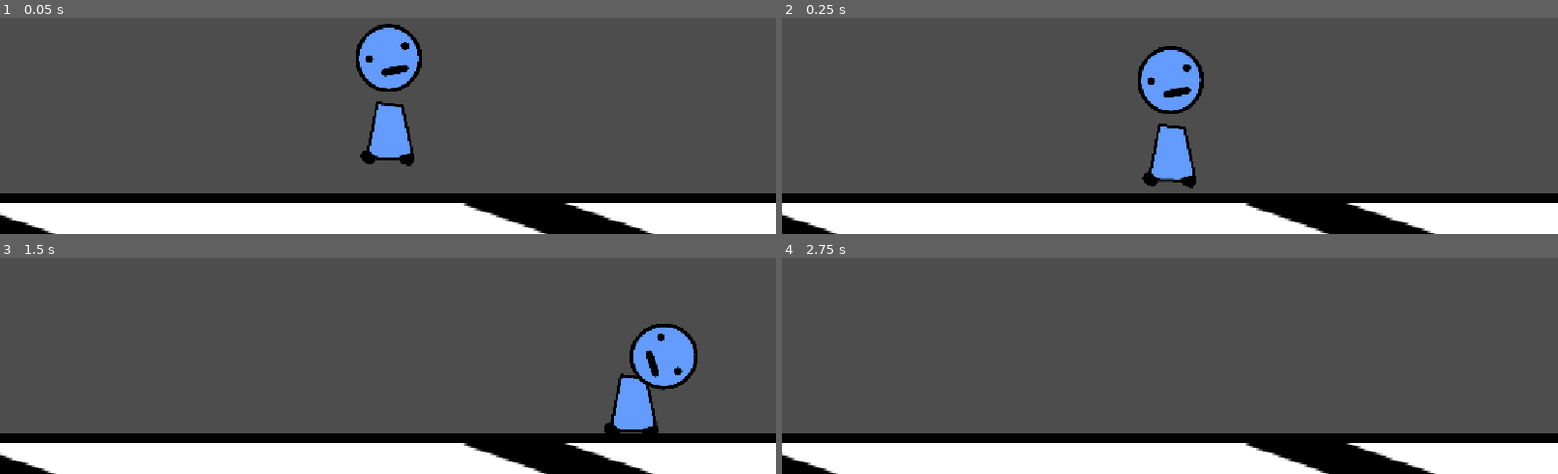
Above: before the commit, frames 1-4 (two rows, left to right).
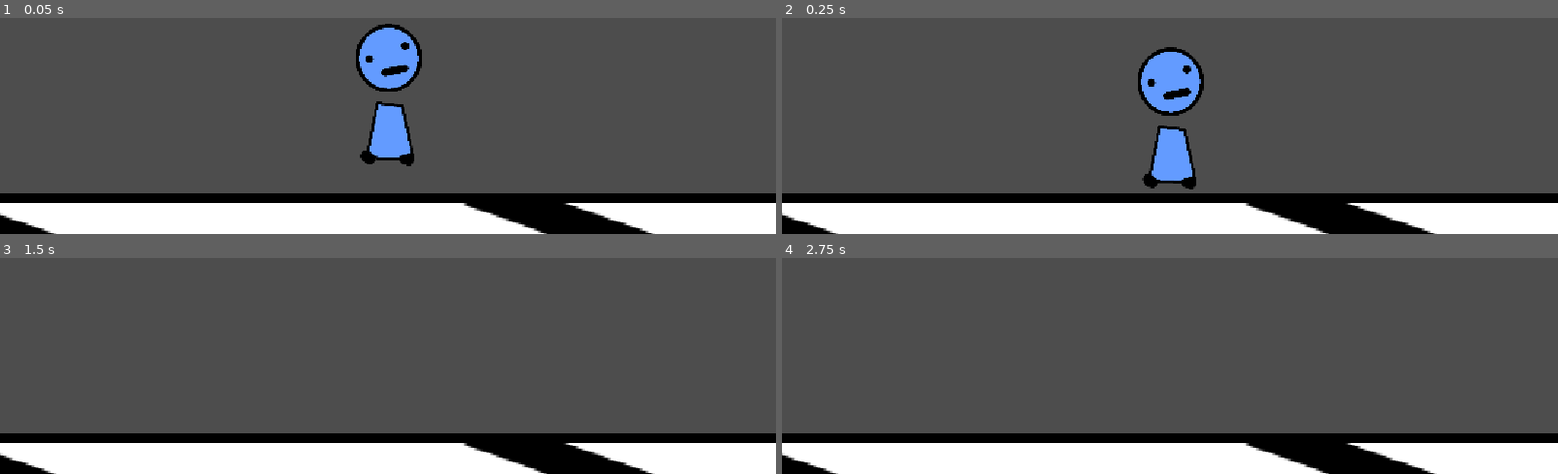
Above: after the commit, the same moments.

Repository: average4136/head-over-heels-game
Game: Godot game, scene res://Scenes/character.tscn
Two runs of this game, one before a commit and one after it. Both use one fixed random seed, a clock stepped at 60 frames per second and the inputs below. This scene is started directly instead of the project's main scene.
Inputs:
- Up to frame 1 (0.05 s): no input
- Up to frame 2 (0.25 s): no input
- Up to frame 3 (1.5 s): tap Enter (ui_accept) at 0.5 s; hold D (move_right) from 0.53 s (still down); tap Space (jump, bound only after the commit) at 0.6, 0.77, 1.07, 1.35 s
- Up to frame 4 (2.75 s): tap Space (jump, bound only after the commit) at 1.52, 1.82, 2.1 s; release D (move_right) at 2.03 s; hold A (move_left) from 2.03 s (still down)

The runs differ from the first frame. In frame 2, 0.6% of the frame differs, in the area x 45-55%, y 13-80%; in frame 3, 3.5%, in the area x 77-90%, y 30-82%; in frame 4, nothing differs.

Commit message:
Character currently has nice movement
character is "flingable",  the weights and speeds feel right to me, need to stop foraceable downwards motion etc. and tweak but we're gettign there!

Diff:
--- a/Scenes/character.tscn
+++ b/Scenes/character.tscn
@@ -25,8 +25,8 @@
 [node name="character" type="Node2D" unique_id=1796156875]
 
 [node name="Body" type="RigidBody2D" parent="." unique_id=447719997]
-mass = 1.5
 physics_material_override = SubResource("PhysicsMaterial_5r6hy")
+gravity_scale = 0.5
 lock_rotation = true
 linear_damp = 2.0
 angular_damp = 5.0
@@ -41,13 +41,17 @@
 position = Vector2(1, -49)
 shape = SubResource("CapsuleShape2D_bl7gc")
 
+[node name="GroundRay" type="RayCast2D" parent="Body" unique_id=157841590]
+position = Vector2(0, -9)
+target_position = Vector2(0, 19)
+
 [node name="Head" type="RigidBody2D" parent="." unique_id=1180459420]
 position = Vector2(4, -59)
-mass = 2.5
+mass = 4.5
 physics_material_override = SubResource("PhysicsMaterial_bl7gc")
 gravity_scale = 1.5
-linear_damp = 1.0
-angular_damp = 1.5
+linear_damp = 0.2
+angular_damp = 0.2
 script = ExtResource("3_nytcm")
 
 [node name="Sprite2D" type="Sprite2D" parent="Head" unique_id=152879513]
@@ -64,8 +68,8 @@
 node_a = NodePath("../Body")
 node_b = NodePath("../Head")
 angular_limit_enabled = true
-angular_limit_lower = -1.5707964
-angular_limit_upper = 1.5707964
+angular_limit_lower = -1.2217305
+angular_limit_upper = 1.2217305
 
 [node name="Camera2D" type="Camera2D" parent="." unique_id=1832002142]
 position = Vector2(-1, -218)
--- a/Scripts/body.gd
+++ b/Scripts/body.gd
@@ -1,48 +1,28 @@
 extends RigidBody2D
 
-
-# How strongly the player pushes the body horizontally.
-#
-# This is FORCE, not speed.
-# Bigger number = faster acceleration.
-@export var move_force: float = 10000.0
-
+@export var move_force: float = 15000.0
+@export var jump_force: float = 800.0
 
 func _physics_process(_delta: float) -> void:
-
-	# Returns:
-	# -1.0 when moving left
-	#  0.0 when doing nothing
-	# +1.0 when moving right
 	var input_direction := Input.get_axis(
 		"move_left",
 		"move_right"
 	)
 
-
-	# Only do something if the player is pressing a direction.
+	# Horizontal movement
 	if input_direction != 0.0:
-
-		# Wake the physics body if Godot allowed it to sleep.
 		sleeping = false
 
-
-		# Create a horizontal force.
-		#
-		# Pressing RIGHT:
-		# Vector2(5000, 0)
-		#
-		#              ------>
-		#
-		# Pressing LEFT:
-		# Vector2(-5000, 0)
-		#
-		#        <------
 		var movement_force := Vector2(
 			input_direction * move_force,
 			0.0
 		)
 
+		apply_central_force(movement_force)
 
-		# Ask the physics engine to push the body.
-		apply_central_force(movement_force)
+	# Small controlled jump
+	if Input.is_action_just_pressed("jump"):
+		if $GroundRay.is_colliding():
+			apply_central_impulse(
+				Vector2(0.0, -jump_force)
+			)
--- a/project.godot
+++ b/project.godot
@@ -34,6 +34,13 @@
 , Object(InputEventKey,"resource_local_to_scene":false,"resource_name":"","device":-1,"window_id":0,"alt_pressed":false …(186 unchanged characters)…
 ]
 }
+jump={
+"deadzone": 0.2,
+"events": [Object(InputEventKey,"resource_local_to_scene":false,"resource_name":"","device":-1,"window_id":0,"alt_pressed":false,"shift_pressed":false,"ctrl_pressed":false,"meta_pressed":false,"pressed":false,"keycode":0,"physical_keycode":32,"key_label":0,"unicode":32,"location":0,"echo":false,"script":null)
+, Object(InputEventKey,"resource_local_to_scene":false,"resource_name":"","device":-1,"window_id":0,"alt_pressed":false,"shift_pressed":false,"ctrl_pressed":false,"meta_pressed":false,"pressed":false,"keycode":0,"physical_keycode":87,"key_label":0,"unicode":119,"location":0,"echo":false,"script":null)
+, Object(InputEventKey,"resource_local_to_scene":false,"resource_name":"","device":-1,"window_id":0,"alt_pressed":false,"shift_pressed":false,"ctrl_pressed":false,"meta_pressed":false,"pressed":false,"keycode":0,"physical_keycode":4194320,"key_label":0,"unicode":0,"location":0,"echo":false,"script":null)
+]
+}
 
 [physics]
 
